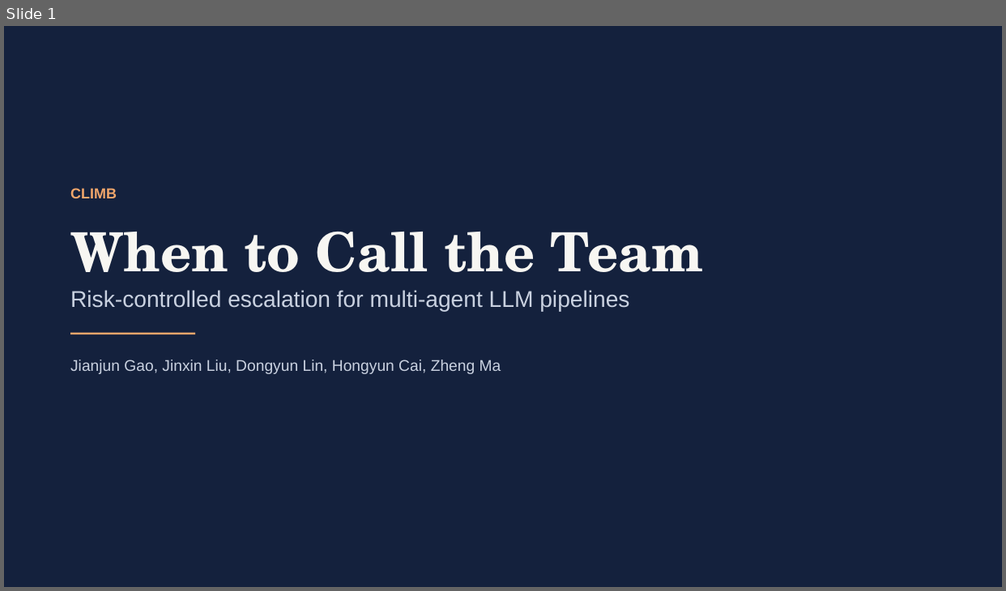
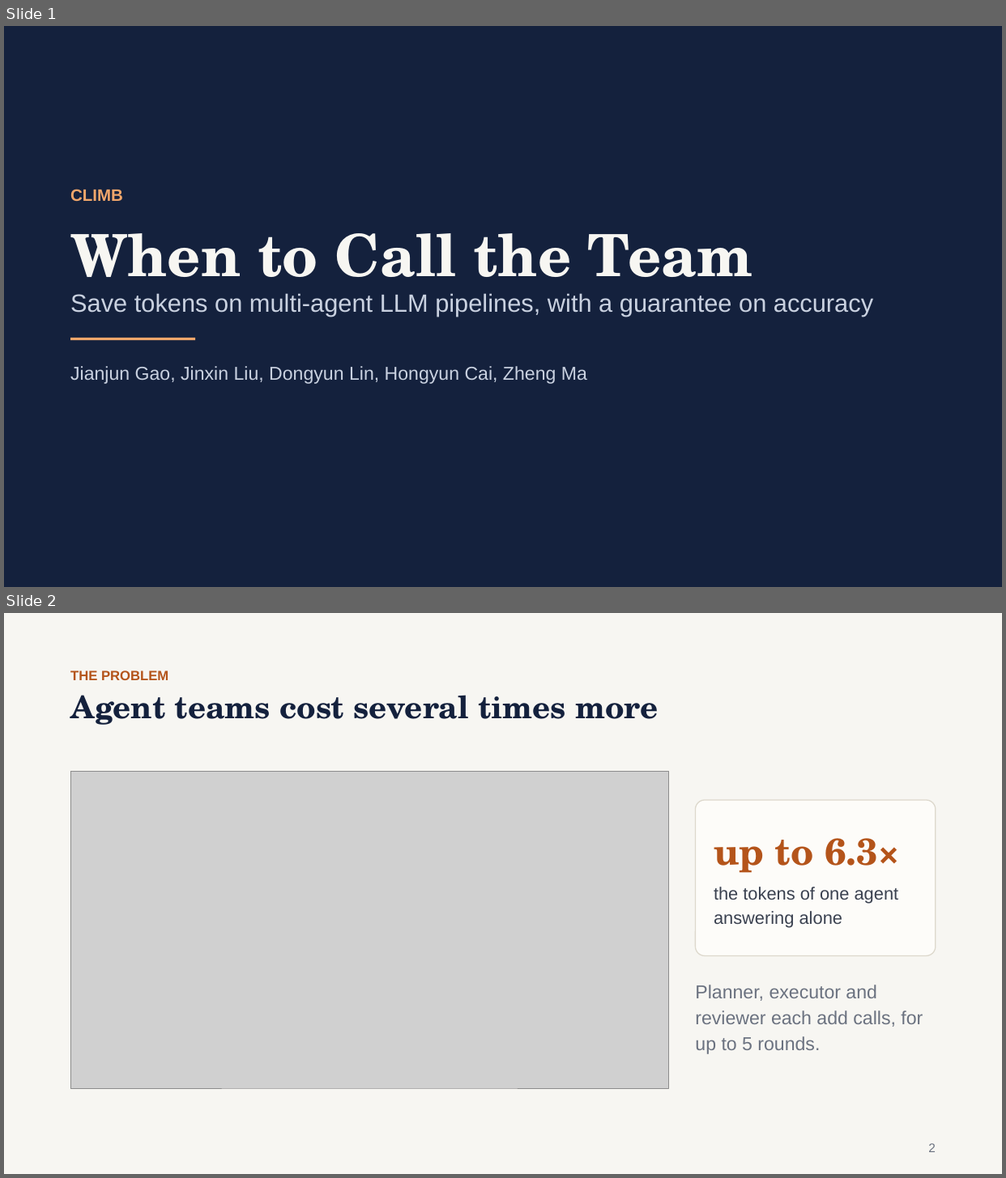
Before and after one commit to gaoj21/tokenbank, a slide deck: slides/CLIMB_talk.pptx. Shown one above the other, each under a label of ours: slide 1 before the commit, slides 1 and 2 after it. The pictures are 1006x591 and 1006x1178 pixels, drawn with LibreOffice and Linux fonts; fonts in the diff are those of the drawing; grey boxes stand for pictures. Boxes give left, top, right and bottom in pixels: in the first picture for what was removed or moved away, otherwise in the second. Text is boxed around its words. In the diff, an @@ line names an element or a change of style, - is before the commit and + after.

```diff
--- a/slides/CLIMB_talk.pptx
+++ b/slides/CLIMB_talk.pptx
@@ slide 2 added at (x1=4, y1=613, x2=1002, y2=1174), background #F7F6F2 @@
@@ text added at (x1=70, y1=671, x2=168, y2=680), 13 pt, text #B4541A, bold @@
+THE PROBLEM
@@ text added at (x1=70, y1=695, x2=658, y2=725), 30 pt, text #14213D, bold @@
+Agent teams cost several times more
@@ picture added at (x1=70, y1=772, x2=669, y2=1088) @@
@@ rounded rectangle added at (x1=696, y1=800, x2=936, y2=956), fill #FDFCF9, outline #DDD8CC 1 pt, 17 pt, text #3A4150 @@
+up to 6.3×
+the tokens of one agent answering alone
@@ text added at (x1=695, y1=985, x2=923, y2=1054), 18 pt, text #6B7280 @@
+Planner, executor and reviewer each add calls, for up to 5 rounds.
@@ text added at (x1=928, y1=1144, x2=936, y2=1152), 12 pt, text #6B7280 @@
+2
@@ slide 1 changed as well @@
@@ text "CLIMB" at (x1=70, y1=189, x2=123, y2=201): size 14 to 16 pt @@
@@ text "When to Call the Team" at (x1=70, y1=233, x2=753, y2=296): size 52 to 56 pt @@
@@ text at (x1=70, y1=293, x2=873, y2=317): text changed; size 22 to 24 pt @@
-Risk-controlled escalation for multi-agent LLM pipelines
+Save tokens on multi-agent LLM pipelines, with a guarantee on accuracy
@@ rectangle moved from (x1=70, y1=333, x2=196, y2=335) to (x1=70, y1=338, x2=196, y2=340) @@
@@ text "Jianjun Gao, Jinxin Liu, Dongyun ..." at (x1=70, y1=366, x2=587, y2=384): size 15 to 18 pt @@
```
Also in this commit, not shown: 16 other slides added, 18 slides removed, 14 other files.
